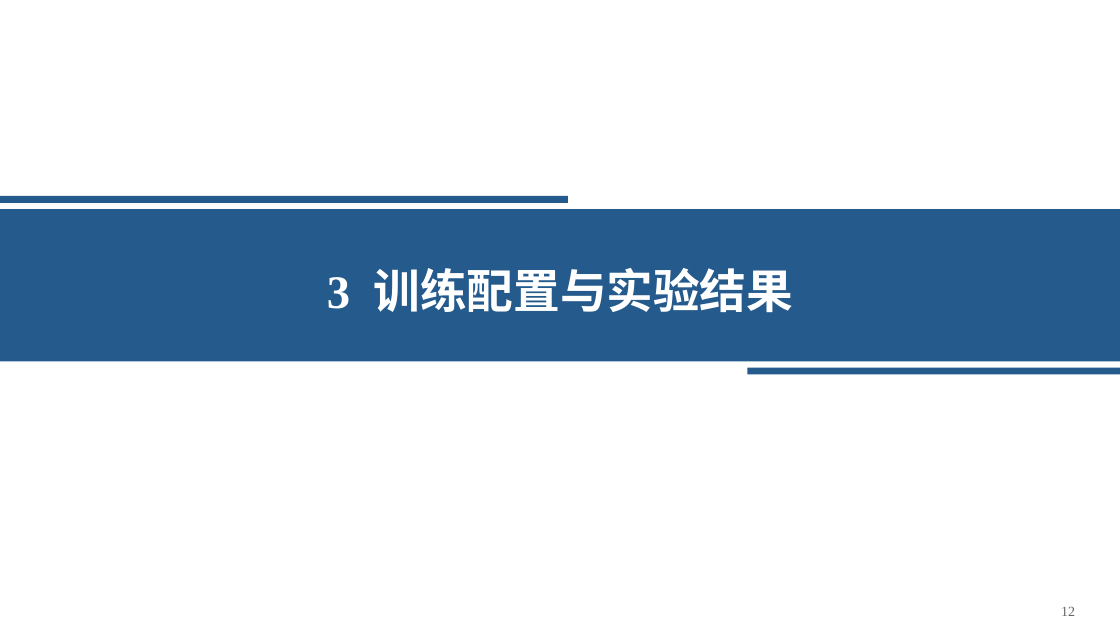
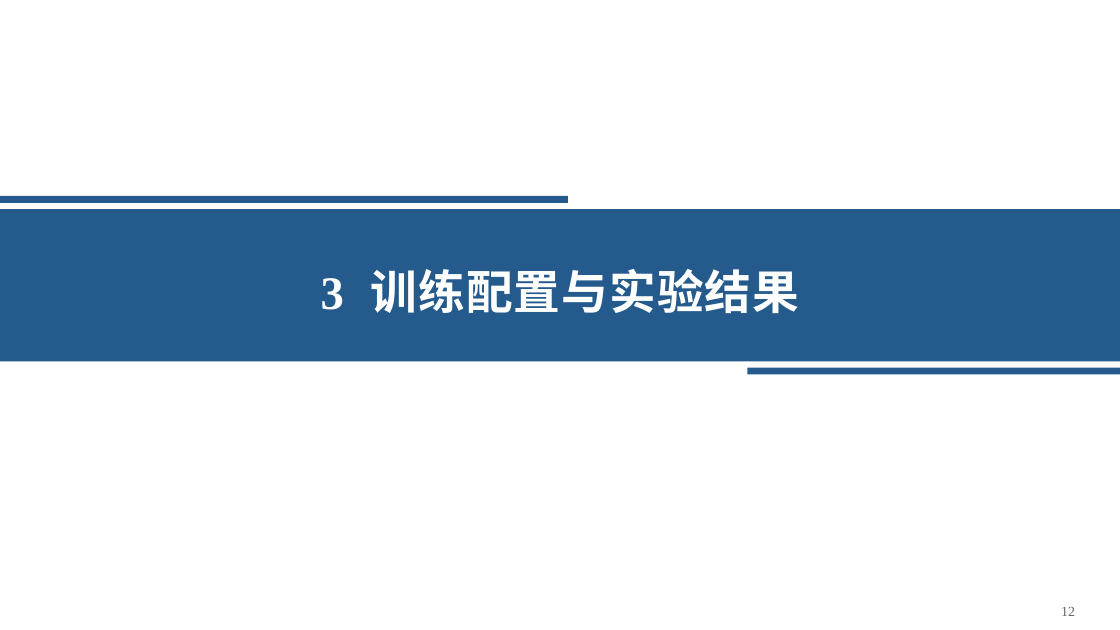
Before and after one commit to Starxy/skills, a slide deck: slide 12 of skills/ppt-craft/assets/academic-blue-template.pptx. Drawn at 1120x630 pixels with LibreOffice and Linux fonts; fonts in the diff are those of the drawing. Boxes give left, top, right and bottom in pixels: in the first picture for what was removed or moved away, otherwise in the second. Text is boxed around its words. In the diff, an @@ line names an element or a change of style, - is before the commit and + after.

```diff
--- a/skills/ppt-craft/assets/academic-blue-template.pptx
+++ b/skills/ppt-craft/assets/academic-blue-template.pptx
@@ text "3 训练配置与实验结果" at <box>321,269,799,314</box>: letter spacing 0 to 1 pt; line spacing 1.18 to 1.2 @@
```
Also in this commit, not shown: 19 other slides changed, 7 other files.
